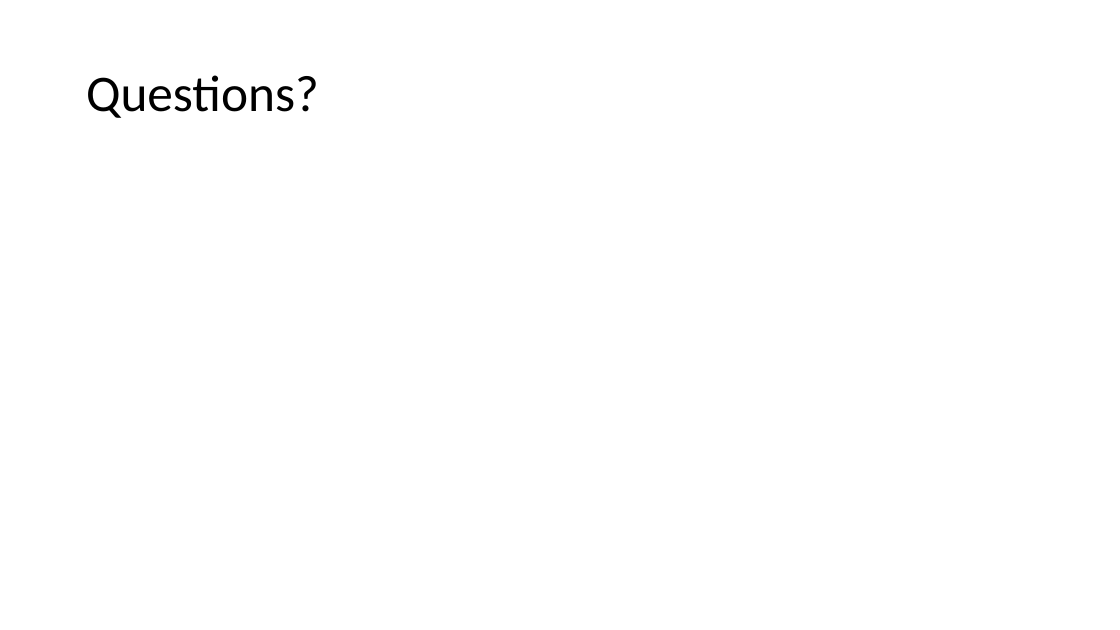
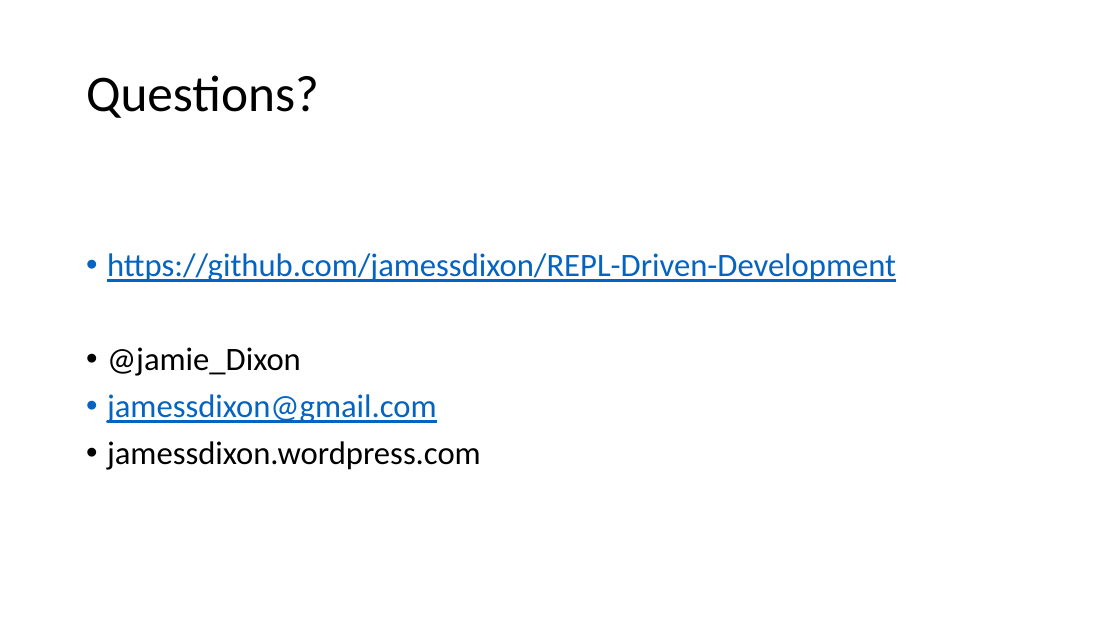
Before and after one commit to jamessdixon/REPL-Driven-Development, a slide deck: slide 20 of REPL-Driven-Development.pptx. Drawn at 1120x630 pixels with LibreOffice and Linux fonts; fonts in the diff are those of the drawing. Boxes give left, top, right and bottom in pixels: in the first picture for what was removed or moved away, otherwise in the second. Text is boxed around its words. In the diff, an @@ line names an element or a change of style, - is before the commit and + after.

```diff
--- a/REPL-Driven-Development.pptx
+++ b/REPL-Driven-Development.pptx
@@ text added at bbox=[107, 253, 896, 470], 28 pt, text #0563C1, underline @@
+• https://github.com/jamessdixon/REPL-Driven-Development
+• @jamie_Dixon
+• jamessdixon@gmail.com
+• jamessdixon.wordpress.com
```
Also in this commit, not shown: 4 other slides changed, 1 slide added, 1 slide removed, 1 other file.
